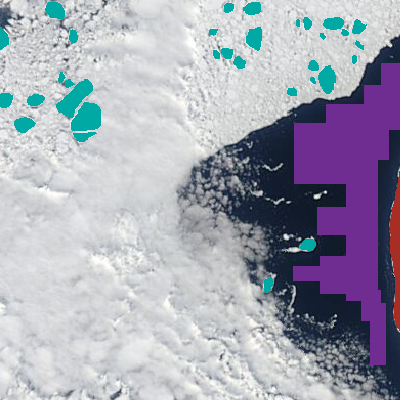
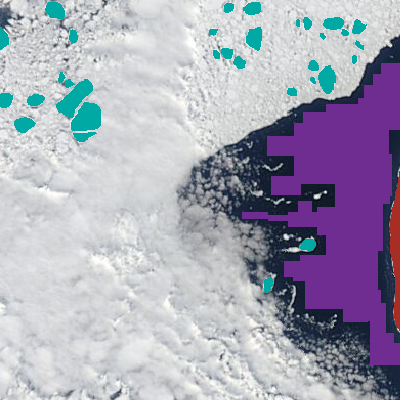
Layered file, before and after one edit (400×400). Changes by layer:
painted on "water samples" over (242, 74, 400, 365)
